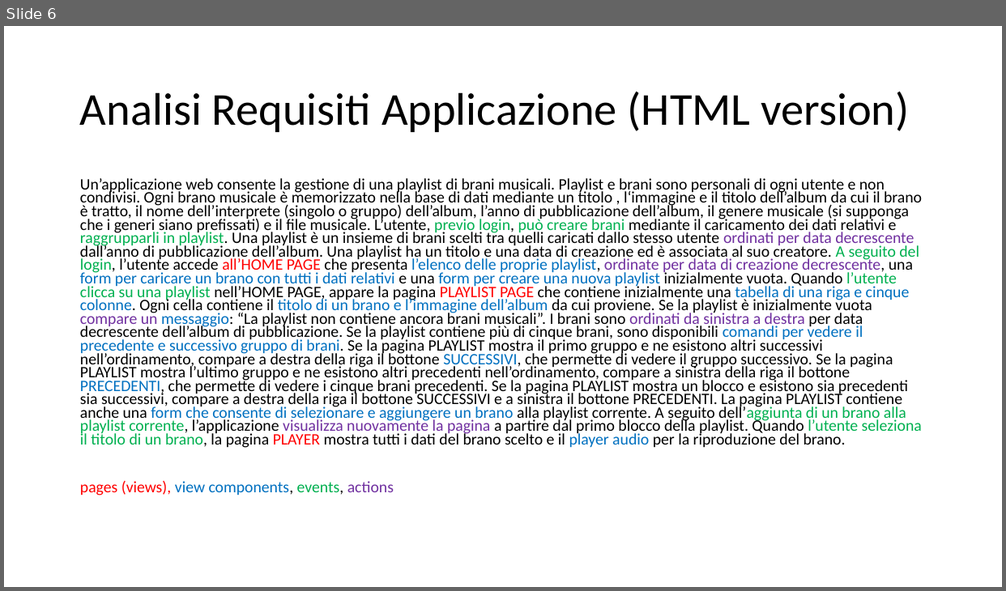
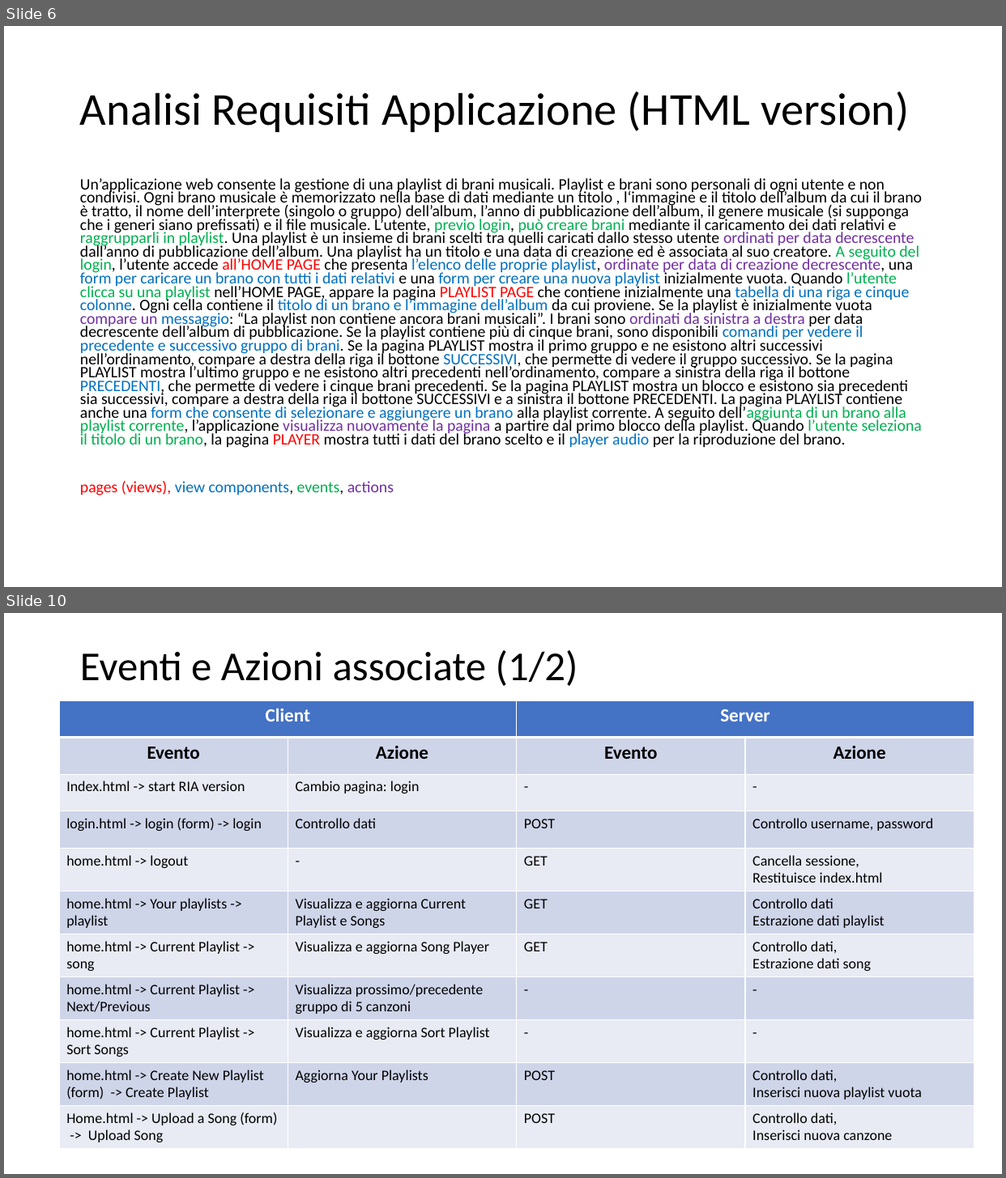
Before and after one commit to GenniImparato/PlaylistMaker, a slide deck: doc/documentation (RIA).pptx. Shown one above the other, each under a label of ours: slide 6 before the commit, slides 6 and 10 after it; the slides between them are not shown. The pictures are 1006x591 and 1006x1178 pixels, drawn with LibreOffice and Linux fonts; fonts in the diff are those of the drawing. Boxes give left, top, right and bottom in pixels: in the first picture for what was removed or moved away, otherwise in the second. Text is boxed around its words. In the diff, an @@ line names an element or a change of style, - is before the commit and + after.

```diff
--- a/doc/documentation (RIA).pptx
+++ b/doc/documentation (RIA).pptx
@@ slide 10 added at box(4, 613, 1002, 1174), background #FFFFFF @@
@@ title added at box(80, 650, 578, 686), 39.6 pt, text #000000 @@
+Eventi e Azioni associate (1/2)
@@ table added at box(59, 700, 976, 1146), 11 rows, 4 columns @@
+Client |  | Server | 
+Evento | Azione | Evento | Azione
+Index.html -> start RIA version | Cambio pagina: login | - | -
+login.html -> login (form) -> login | Controllo dati | POST | Controllo username, password
+home.html -> logout | - | GET | Cancella sessione, / Restituisce index.html
+home.html -> Your playlists -> playlist | Visualizza e aggiorna Current Playlist e Songs | GET | Controllo dati / Estrazione dati playlist
+home.html -> Current Playlist -> song | Visualizza e aggiorna Song Player | GET | Controllo dati, / Estrazione dati song
+home.html -> Current Playlist -> Next/Previous | Visualizza prossimo/precedente gruppo di 5 canzoni | - | -
+home.html -> Current Playlist -> Sort Songs | Visualizza e aggiorna Sort Playlist | - | -
+home.html -> Create New Playlist (form) -> Create Playlist | Aggiorna Your Playlists | POST | Controllo dati, / Inserisci nuova playlist vuota
+Home.html -> Upload a Song (form) -> Upload Song |  | POST | Controllo dati, / Inserisci nuova canzone
```
Also in this commit, not shown: 6 slides changed, 8 other slides added, 28 other files.
